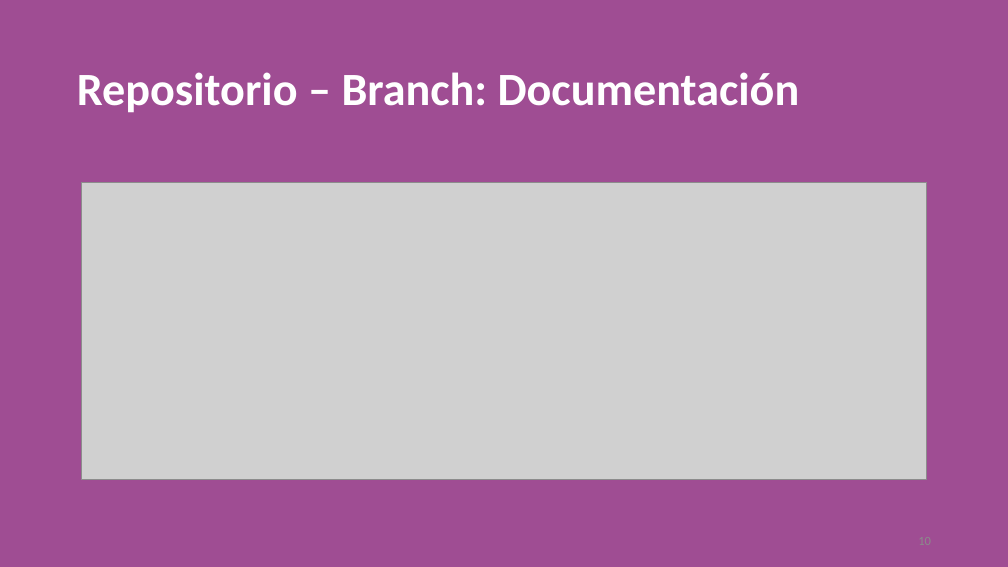
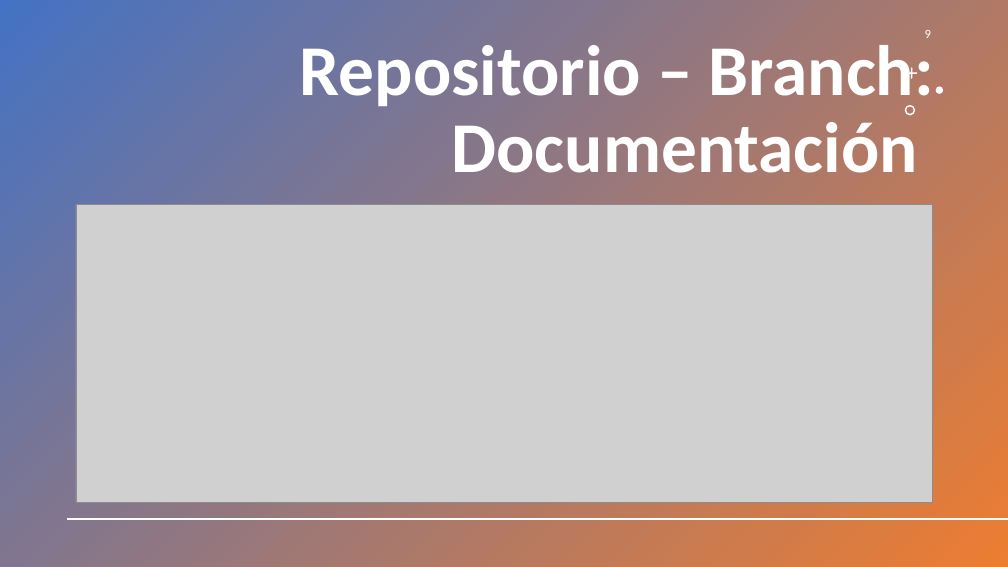
Before and after one commit to HugoHernandez06/Harmony, a slide deck: slide 9 of HarmonyApp.pptx (slide 10 before the commit). Drawn at 1008x567 pixels with LibreOffice and Linux fonts; fonts in the diff are those of the drawing; grey boxes stand for pictures. Boxes give left, top, right and bottom in pixels: in the first picture for what was removed or moved away, otherwise in the second. Text is boxed around its words. In the diff, an @@ line names an element or a change of style, - is before the commit and + after.

```diff
--- a/HarmonyApp.pptx
+++ b/HarmonyApp.pptx
@@ background #790568 at 71% opacity to #FFFFFF @@
@@ rectangle added at [0, 0, 1008, 567], fill gradient #4472C4 to #ED7D31 @@
@@ title "Repositorio – Branch: Documentación": place and size @@
-title "Repositorio – Branch: Documentación" at [77, 72, 800, 113]
+title "Repositorio – Branch: Documentación" at [300, 35, 934, 173]
@@ title "Repositorio – Branch: Documentación" at [300, 35, 934, 173]: size 44 to 68 pt; alignment left to right; vertical alignment middle to bottom @@
@@ page number added at [925, 30, 931, 38], 12 pt, text #FFFFFF @@
+9
@@ freeform shape added at [906, 67, 917, 79], fill #FFFFFF @@
@@ freeform shape added at [936, 86, 944, 94], fill #FFFFFF @@
@@ freeform shape added at [905, 105, 916, 116], fill #FFFFFF @@
@@ picture: place and size @@
-picture at [81, 182, 927, 479]
+picture at [76, 205, 932, 503]
@@ line added from (1007, 519) to (69, 519), #FFFFFF 2 pt @@
```
Also in this commit, not shown: 6 other slides changed, 3 slides added, 3 slides removed.
